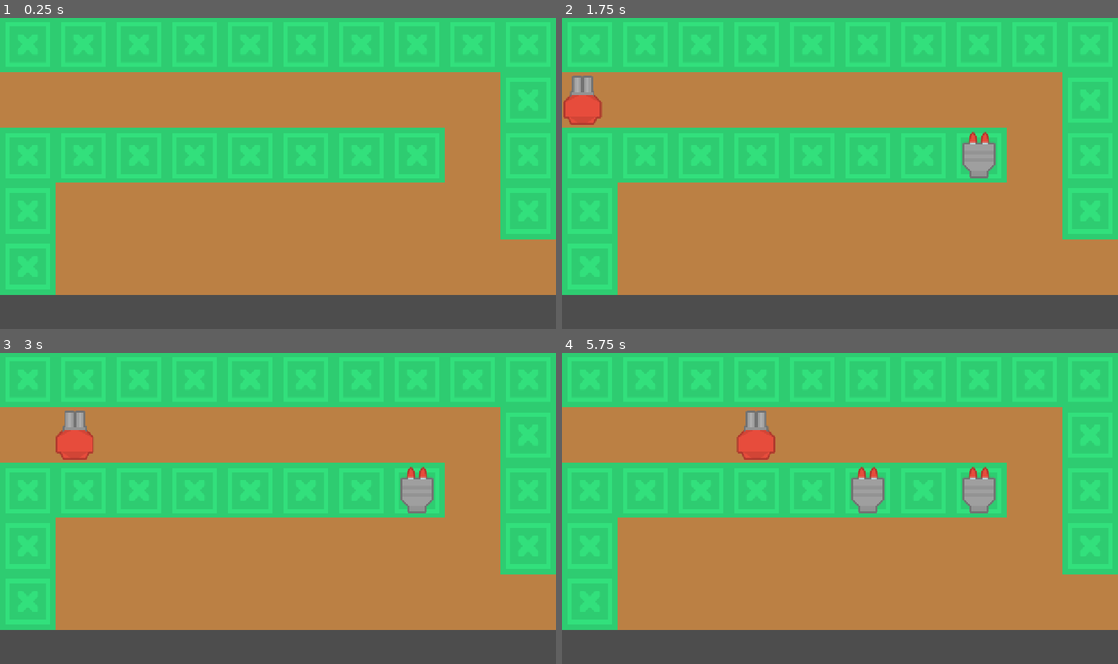
Above: before the commit, frames 1-4 (two rows, left to right).
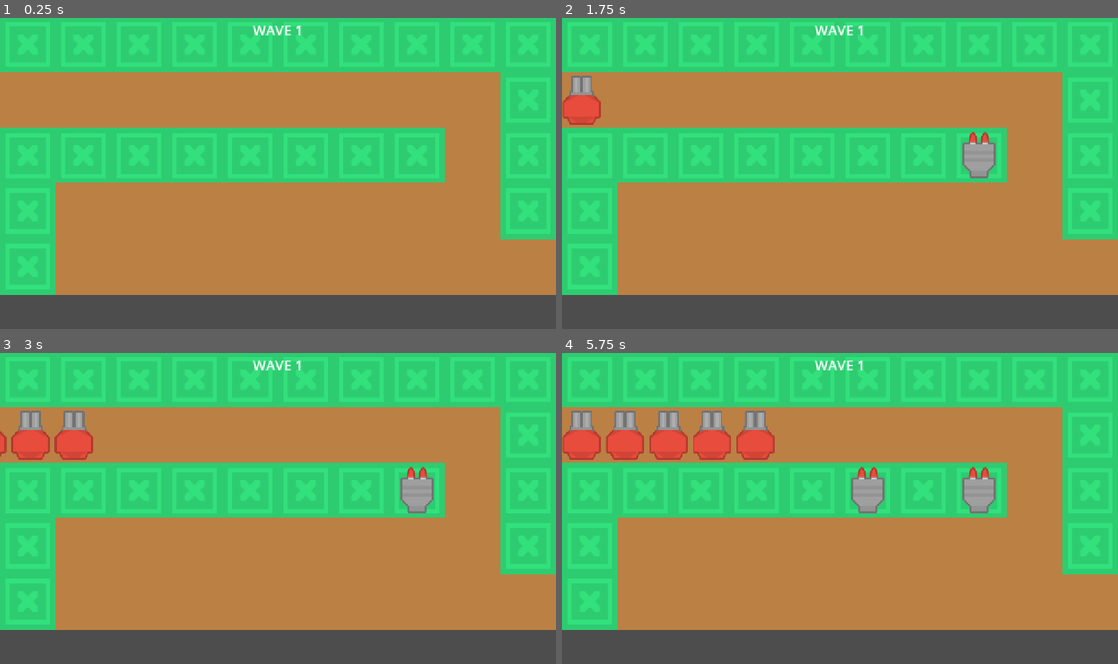
Above: after the commit, the same moments.

Repository: MarioMunPeq/primer-tower-defense
Game: Godot game, scene res://scenes/main.tscn
Two runs of this game, one before a commit and one after it. Both use one fixed random seed, a clock stepped at 60 frames per second and the inputs below.
Inputs (mouse positions are in pixels of both pictures, inside the frame that each line leads up to):
- Up to frame 1 (0.25 s): no input
- Up to frame 2 (1.75 s): tap Enter at 0.5 s; move the mouse to (962, 157) at 0.52 s; click (962, 157) at 0.67 s; move the mouse to (728, 189) at 1.27 s; click (728, 189) at 1.42 s
- Up to frame 3 (3 s): move the mouse to (333, 440) at 2.02 s; click (333, 440) at 2.17 s; move the mouse to (250, 570) at 2.77 s; click (250, 570) at 2.92 s
- Up to frame 4 (5.75 s): move the mouse to (1006, 555) at 3.52 s; click (1006, 555) at 3.67 s; move the mouse to (673, 461) at 4.27 s; click (673, 461) at 4.42 s; move the mouse to (867, 508) at 5.02 s; click (867, 508) at 5.17 s

The runs differ from the first frame. In frame 1, 0.2% of the frame differs, in the area x 45-55%, y 2-6%; in frame 2, 0.3%; in frame 3, 1.2%; in frame 4, 3.6%, in the area x 0-55%, y 2-35%.

Commit message:
feat: add enemy waves

Diff:
--- a/scenes/main.tscn
+++ b/scenes/main.tscn
@@ -1,6 +1,7 @@
-[gd_scene load_steps=2 format=3 uid="uid://d25s0dg06vagc"]
+[gd_scene load_steps=3 format=3 uid="uid://d25s0dg06vagc"]
 
 [ext_resource type="Script" path="res://scripts/main.gd" id="1_main"]
+[ext_resource type="Script" path="res://scripts/waves/wave_spawner.gd" id="2_spawner"]
 
 [node name="Main" type="Node2D"]
 script = ExtResource("1_main")
@@ -12,3 +13,18 @@
 [node name="Entry" type="Marker2D" parent="."]
 
 [node name="Exit" type="Marker2D" parent="."]
+
+[node name="WaveSpawner" type="Node2D" parent="."]
+script = ExtResource("2_spawner")
+
+[node name="UI" type="CanvasLayer" parent="."]
+
+[node name="WaveLabel" type="Label" parent="UI"]
+offset_left = 0.0
+offset_top = 8.0
+offset_right = 1280.0
+offset_bottom = 48.0
+theme_override_colors/font_color = Color(1, 1, 1, 1)
+theme_override_font_sizes/font_size = 32
+horizontal_alignment = 1
+text = ""
--- a/scripts/main.gd
+++ b/scripts/main.gd
@@ -7,7 +7,6 @@
 const ATLAS_GRASS := Vector2i(0, 0)
 const ATLAS_ROAD := Vector2i(1, 0)
 
-const BASIC_ENEMY := preload("res://scenes/enemies/basic_enemy.tscn")
 const BASIC_TOWER := preload("res://scenes/towers/basic_tower.tscn")
 
 const TOWER_RANGE := 180.0
@@ -19,11 +18,13 @@
 	_setup_tilemap()
 	_paint_map()
 	_setup_path()
-	_spawn_enemy()
 
 	var towers := Node2D.new()
 	towers.name = "Towers"
 	add_child(towers)
+
+	$WaveSpawner.wave_started.connect(_on_wave_started)
+	$WaveSpawner.setup($EnemyPath)
 
 func _setup_tilemap():
 	var ts := TileSet.new()
@@ -87,15 +88,8 @@
 	var exit: Marker2D = $Exit
 	exit.position = Vector2(MAP_COLS * TILE_SIZE + TILE_SIZE / 2.0, row_4_y)
 
-func _spawn_enemy():
-	# The enemy is placed under a PathFollow2D so it smoothly follows EnemyPath.
-	var follow := PathFollow2D.new()
-	follow.rotates = false
-	follow.loop = false
-	$EnemyPath.add_child(follow)
-
-	var enemy := BASIC_ENEMY.instantiate()
-	follow.add_child(enemy)
+func _on_wave_started(current_wave: int) -> void:
+	$UI/WaveLabel.text = "WAVE %d" % current_wave
 
 ## Updates the hovered tile (for placement feedback) and redraws when it changes.
 func _process(_delta: float) -> void:
--- /dev/null
+++ b/scripts/waves/wave_spawner.gd
@@ -0,0 +1,87 @@
+extends Node2D
+## Manages waves of enemies. Spawns enemies one by one along EnemyPath,
+## waits for the wave to clear, then starts the next wave after a short rest.
+
+signal wave_started(current_wave: int)
+
+const BASIC_ENEMY := preload("res://scenes/enemies/basic_enemy.tscn")
+
+## Waves are defined as data so new waves can be added without touching logic.
+## Each entry is: { "count": number of enemies, "interval": seconds between spawns }
+const WAVES: Array[Dictionary] = [
+	{ "count": 5, "interval": 1.0 },
+	{ "count": 8, "interval": 0.8 },
+	{ "count": 12, "interval": 0.7 },
+]
+
+const INTER_WAVE_DELAY := 3.0
+
+var _enemy_path: Path2D = null
+var _display_wave := 0     # 1-based wave number, keeps increasing
+var _spawned := 0          # how many enemies this wave has released
+var _alive := 0            # enemies still on the map (not yet freed)
+var _spawn_timer := 0.0
+var _rest_timer := 0.0
+var _state := "idle"       # idle | spawning | clearing | resting
+
+## Called by main to give this spawner the path and start Wave 1.
+func setup(enemy_path: Path2D) -> void:
+	_enemy_path = enemy_path
+	_start_next_wave()
+
+func _process(delta: float) -> void:
+	match _state:
+		"spawning":
+			_spawn_timer -= delta
+			if _spawn_timer <= 0.0:
+				_spawn_enemy()
+				_spawned += 1
+				if _spawned >= _current_wave_count():
+					_state = "clearing"
+				else:
+					_spawn_timer = _current_wave_interval()
+		"clearing":
+			if _alive <= 0:
+				_rest_timer = INTER_WAVE_DELAY
+				_state = "resting"
+		"resting":
+			_rest_timer -= delta
+			if _rest_timer <= 0.0:
+				_start_next_wave()
+
+## Picks a wave config for the current display wave. Loops back to the first
+## config after the last defined wave so the game keeps going.
+func _wave_config() -> Dictionary:
+	return WAVES[(_display_wave - 1) % WAVES.size()]
+
+func _current_wave_count() -> int:
+	return int(_wave_config()["count"])
+
+func _current_wave_interval() -> float:
+	return float(_wave_config()["interval"])
+
+func _start_next_wave() -> void:
+	_display_wave += 1
+	_spawned = 0
+	_spawn_timer = 0.0
+	_state = "spawning"
+	wave_started.emit(_display_wave)
+
+func _spawn_enemy() -> void:
+	var follow := PathFollow2D.new()
+	follow.rotates = false
+	follow.loop = false
+	_enemy_path.add_child(follow)
+
+	var enemy := BASIC_ENEMY.instantiate()
+	follow.add_child(enemy)
+
+	_alive += 1
+	enemy.tree_exited.connect(_on_enemy_gone)
+
+func _on_enemy_gone() -> void:
+	_alive -= 1
+
+## NOTE (future milestone): enemies that reach the end currently just free
+## themselves in basic_enemy.gd (_reach_end). When base lives are added, hook
+## detection there instead of relying solely on tree_exited.
Not shown, added: scripts/waves/wave_spawner.gd.uid
